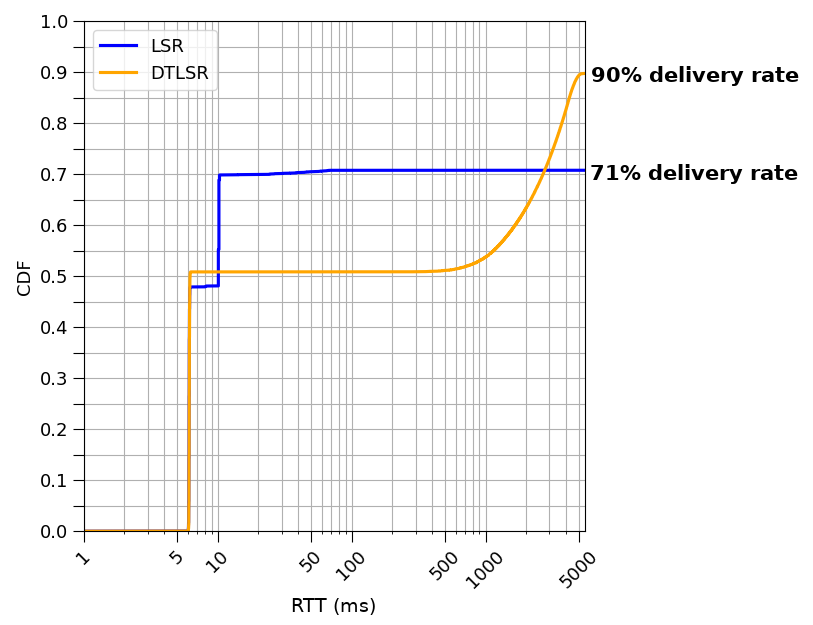
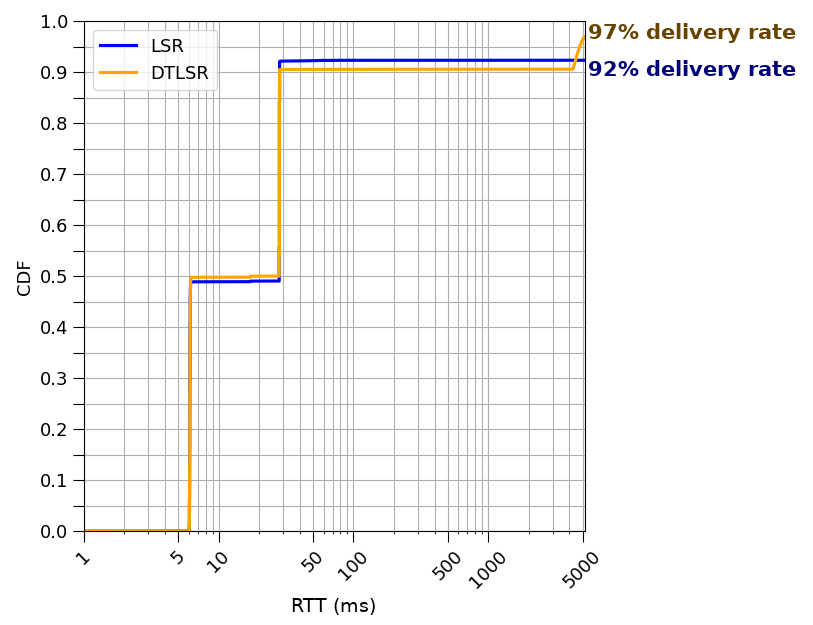
Two versions of the same layered image (813 × 625). Layer-by-layer changes:
renamed "90% delivery rate" to "97% delivery rate", painted on it over [589, 23, 799, 86]
renamed "71% delivery rate" to "92% delivery rate", painted on it over [589, 60, 798, 184]
renamed "delay_box_flap5.png" to "fig.png", painted on it over [114, 22, 650, 590]
